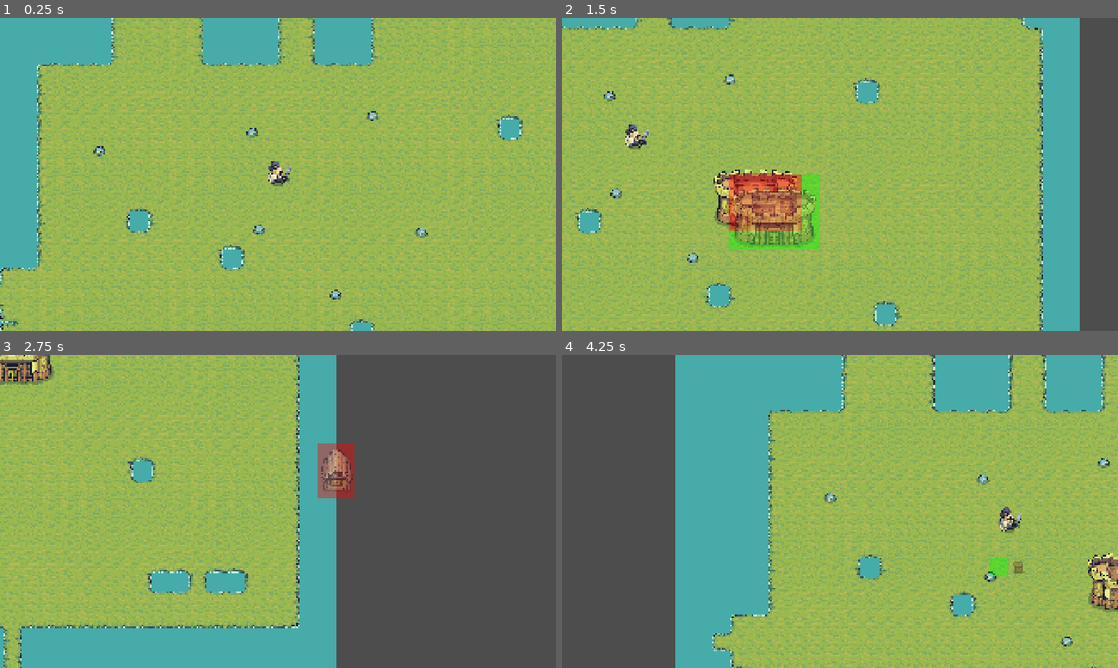
Above: before the commit, frames 1-4 (two rows, left to right).
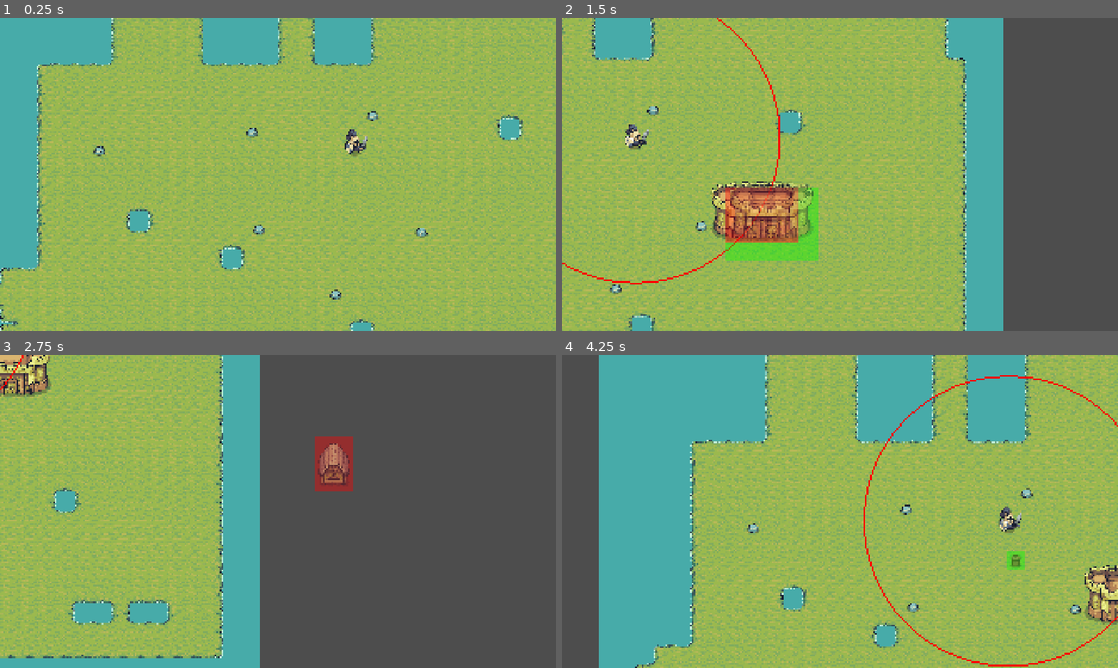
Above: after the commit, the same moments.

Repository: pescmy/tiny-billions
Game: Godot game, scene res://scenes/world/world.tscn
Two runs of this game, one before a commit and one after it. Both use one fixed random seed, a clock stepped at 60 frames per second and the inputs below.
Inputs (mouse positions are in pixels of both pictures, inside the frame that each line leads up to):
- Up to frame 1 (0.25 s): no input
- Up to frame 2 (1.5 s): tap Enter at 0.5 s; move the mouse to (962, 158) at 0.52 s; hold D (right) 0.53-1.28 s; tap Space (find_king) at 0.6 s; click (962, 158) at 0.67 s; move the mouse to (728, 190) at 1.27 s; hold S (down) from 1.28 s (still down); tap 1 at 1.35 s; click (728, 190) at 1.42 s
- Up to frame 3 (2.75 s): move the mouse to (333, 442) at 2.02 s; release S (down) at 2.03 s; hold D (right) from 2.03 s (still down); tap 2 at 2.1 s; click (333, 442) at 2.17 s
- Up to frame 4 (4.25 s): move the mouse to (812, 574) at 2.77 s; release D (right) at 2.78 s; hold W (up) 2.78-3.53 s; tap 3 at 2.85 s; click (812, 574) at 2.92 s; move the mouse to (1006, 558) at 3.52 s; hold A (left) from 3.53 s (still down); tap Space (find_king) at 3.6 s; click (1006, 558) at 3.67 s

The runs differ from the first frame. In frame 1, 0.4% of the frame differs, in the area x 48-67%, y 35-54%; in frame 2, 48%; in frame 3, 37%; in frame 4, 53%, in the area x 6-100%, y 0-100%.

Commit message:
added resiliance to build radius and updated king position on load

Diff:
--- a/scenes/world/world.tscn
+++ b/scenes/world/world.tscn
@@ -10,8 +10,6 @@
 [ext_resource type="PackedScene" uid="uid://m4ahwryy7ui" path="res://scenes/buildings/grid_visual.tscn" id="11_5qq27"]
 
 [sub_resource type="NavigationPolygon" id="NavigationPolygon_bq33v"]
-vertices = PackedVector2Array(346.67188, -181.67969, 514.3281, 182.47656, 471.32813, 182.4375, -45.65625, 173.96094, -69.390625, -126.0625, -69.35156, -162.0625, 303.67188, -181.71875, -597.40625, -98.546875, -112.390625, -126.10156, -88.65625, 173.92188, -597.4375, -62.546875, 218.14063, 398.21094, 471.28906, 218.4375, 514.28906, 218.47656, 1367.6797, 1113.2188, 218.10156, 434.21094, 1306.3516, -1163.7109, 346.71094, -217.67969, 370.35156, -317.40625, -989.5, 1102.1172, -1004.22656, 801.96094, -813.8906, 800.1406, -45.703125, 209.96094, 175.14063, 398.15625, 366.1328, -1157.7266, -794.8281, -346.47656, 303.71094, -217.71875, -112.35156, -162.10156, -640.40625, -98.60156, -640.4375, -62.601563, -88.703125, 209.92188, 175.10156, 434.15625)
-polygons = Array[PackedInt32Array]([PackedInt32Array(0, 1, 2, 3, 4, 5, 6), PackedInt32Array(7, 8, 4, 3, 9, 10), PackedInt32Array(11, 12, 13, 14, 15), PackedInt32Array(1, 16, 14, 13), PackedInt32Array(17, 18, 16, 1, 0), PackedInt32Array(19, 20, 21, 14), PackedInt32Array(22, 3, 2, 12, 11, 23), PackedInt32Array(18, 24, 16), PackedInt32Array(25, 18, 17, 26), PackedInt32Array(25, 26, 6, 5, 27), PackedInt32Array(25, 27, 8, 7, 28), PackedInt32Array(21, 25, 28, 29), PackedInt32Array(21, 29, 10, 9, 30), PackedInt32Array(15, 14, 21, 31), PackedInt32Array(31, 21, 30, 22, 23)])
 outlines = Array[PackedVector2Array]([PackedVector2Array(360.3035, -327.6666, -804.67004, -356.74512, -823.73193, 790.2378, -1014.7337, 792.0609, -999.02997, 1112.0756, 1377.9607, 1123.2761, 1316.0873, -1173.7821, 356.08118, -1167.6709)])
 source_geometry_group_name = &""
 
@@ -70,6 +68,7 @@
 [node name="Characters" type="Node2D" parent="." unique_id=678179957]
 
 [node name="King" parent="Characters" unique_id=1401887729 instance=ExtResource("6_t5ptc")]
+position = Vector2(266, -106)
 collision_mask = 28
 
 [node name="GridVisual" parent="." unique_id=1307838698 instance=ExtResource("11_5qq27")]
--- a/scripts/build_manager.gd
+++ b/scripts/build_manager.gd
@@ -23,6 +23,7 @@
 var current_build_scene: PackedScene = null
 
 var king_global_position: Vector2 = Vector2.ZERO
+var allowed_distance: float = 500.0
 
 signal building_selected(scene: PackedScene)
 signal exit_build_mode
@@ -43,7 +44,7 @@
 
 
 func in_king_radius(king_position: Vector2, mouse_position: Vector2) -> bool:
-	var allowed_distance: float = 500.0
+
 
 	if king_position.distance_to(mouse_position) <= allowed_distance:
 		build_in_king_radius = true
--- a/scripts/grid_visual.gd
+++ b/scripts/grid_visual.gd
@@ -1,6 +1,8 @@
 extends Node2D
 
 var king_position: Vector2
+var radius: float = BuildManager.allowed_distance
+
 
 
 func _process(_delta: float) -> void:
@@ -15,6 +17,7 @@
 	var is_in_radius = BuildManager.in_king_radius(king_position, mouse_position)
 
 	if BuildManager.in_build_mode:
+		draw_arc(king_position, radius, 0, TAU, 100, Color(1,0,0,1))
 		for x in building_size.x:
 			for y in building_size.y:
 				var cell = grid_position + Vector2i(x, y)
--- a/scripts/world.gd
+++ b/scripts/world.gd
@@ -11,9 +11,12 @@
 
 func _ready() -> void:
 	$WorldNavigation.bake_navigation_polygon()
+	king_position = king.global_position
+
 	BuildManager.building_selected.connect(_on_building_selected)
 	BuildManager.exit_build_mode.connect(_on_exit_build_mode)
 	king.king_position_changed.connect(_on_king_position_changed)
+
 
 
 func _process(_delta: float) -> void:
Not shown, changed: data/todo.txt
